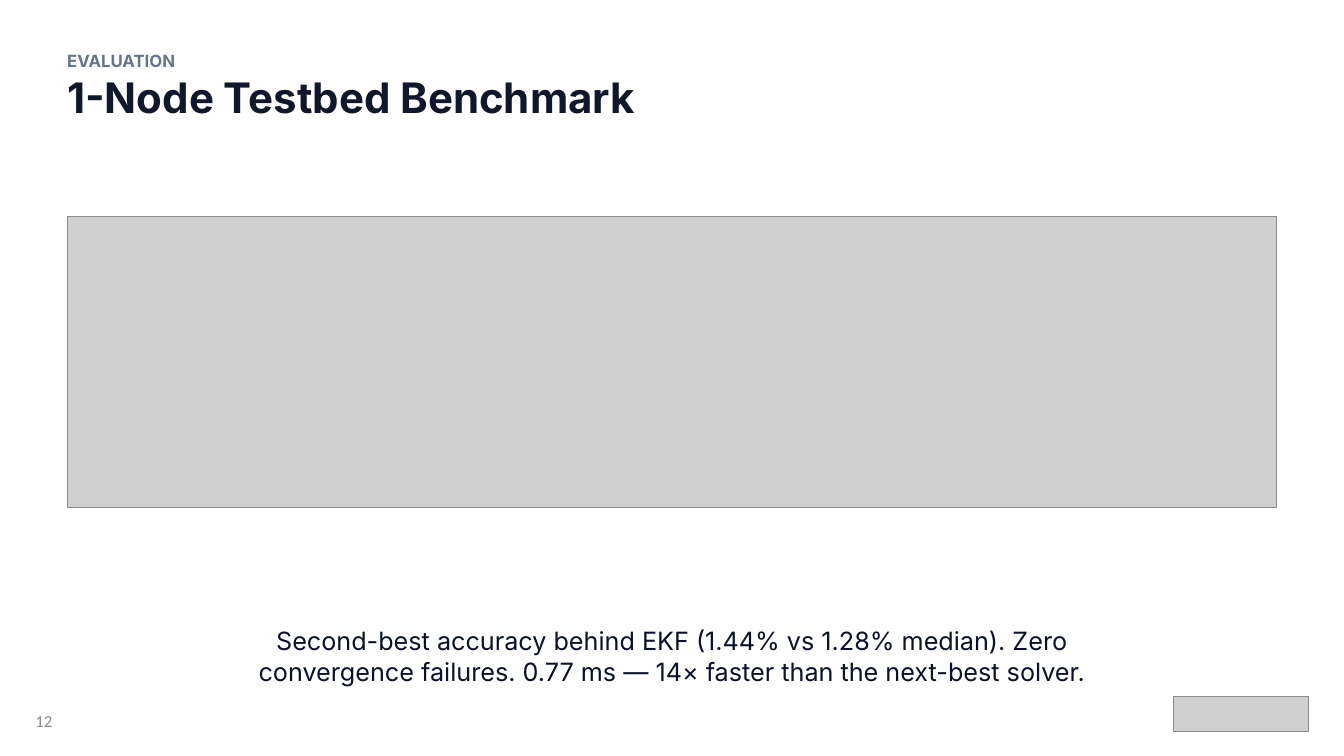
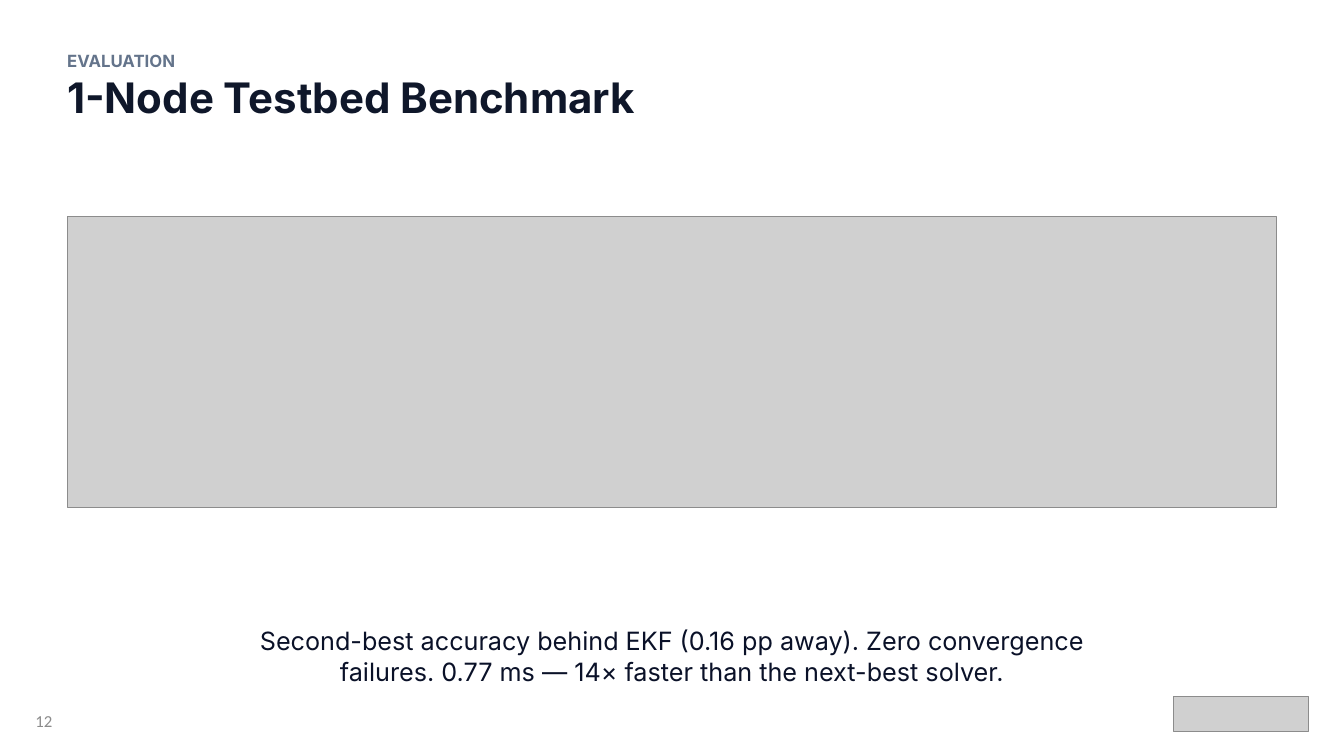
Before and after one commit to titelaex/ParamsCalibrator, a slide deck: slide 12 of docs/ParamsCalibrator Light Mode.pptx. Drawn at 1344x756 pixels with LibreOffice and Linux fonts; fonts in the diff are those of the drawing; grey boxes stand for pictures. Boxes give left, top, right and bottom in pixels: in the first picture for what was removed or moved away, otherwise in the second. Text is boxed around its words. In the diff, an @@ line names an element or a change of style, - is before the commit and + after.

```diff
--- a/docs/ParamsCalibrator Light Mode.pptx
+++ b/docs/ParamsCalibrator Light Mode.pptx
@@ text at (260, 629, 1083, 682): text changed @@
-Second-best accuracy behind EKF (1.44% vs 1.28% median). Zero convergence failures. 0.77 ms — 14× faster than the next-best solver.
+Second-best accuracy behind EKF (0.16 pp away). Zero convergence failures. 0.77 ms — 14× faster than the next-best solver.
```
Also in this commit, not shown: 4 other slides changed, 1 slide added, 1 slide removed, 4 other files.
